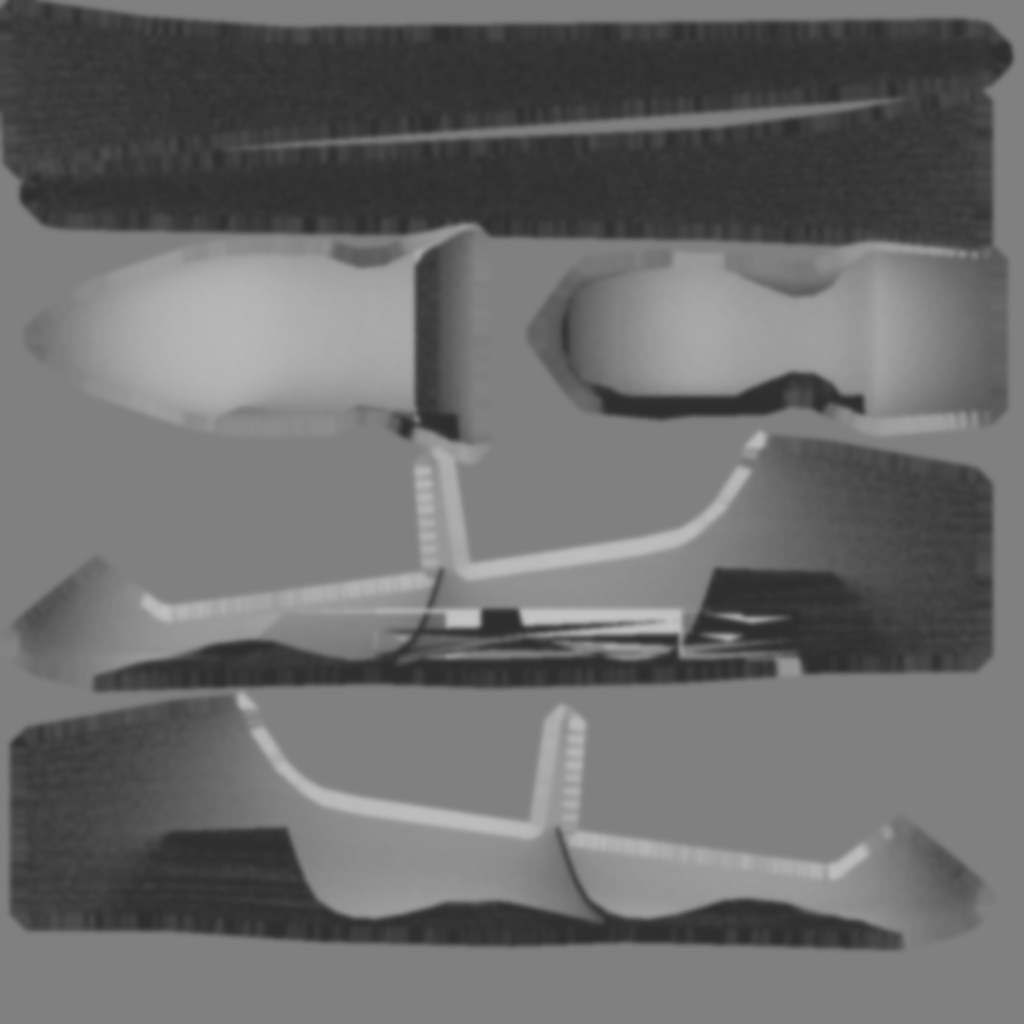
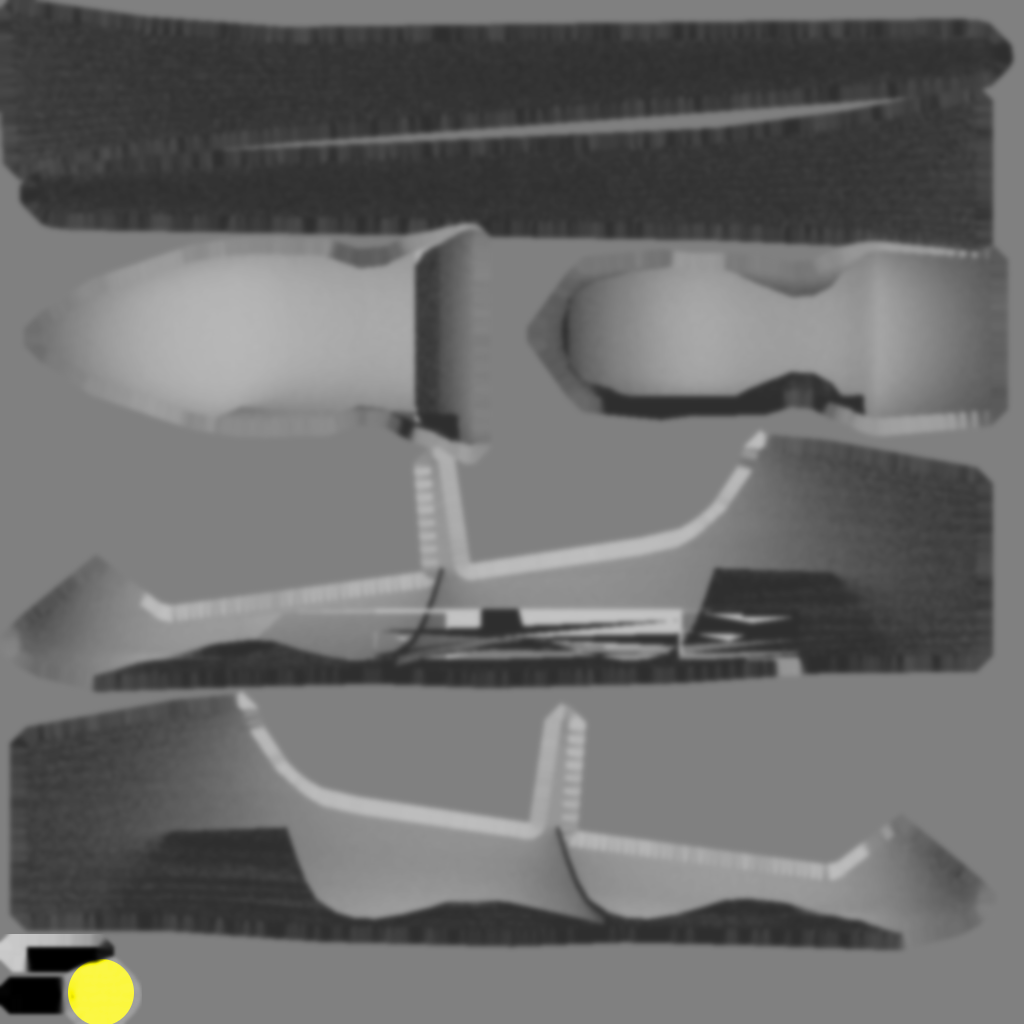
Layer changes from the first 1024x1024 image to the second:
added layer "interior.png #1" above "interior.png" over [0, 934, 142, 1024]
